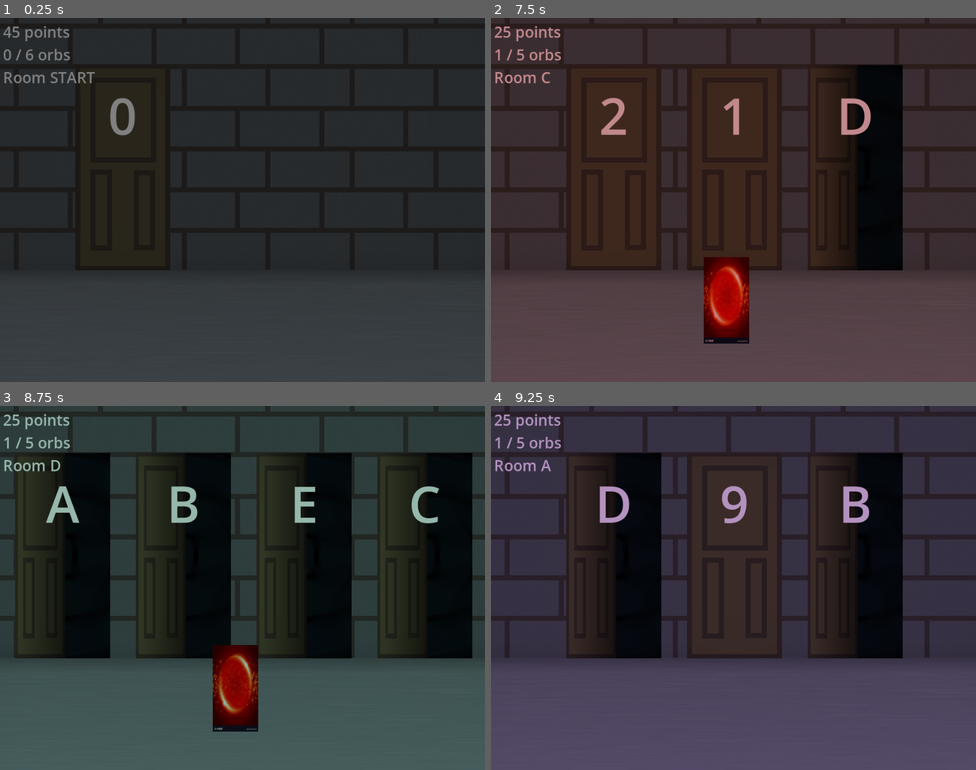
Above: before the commit, frames 1-4 (two rows, left to right).
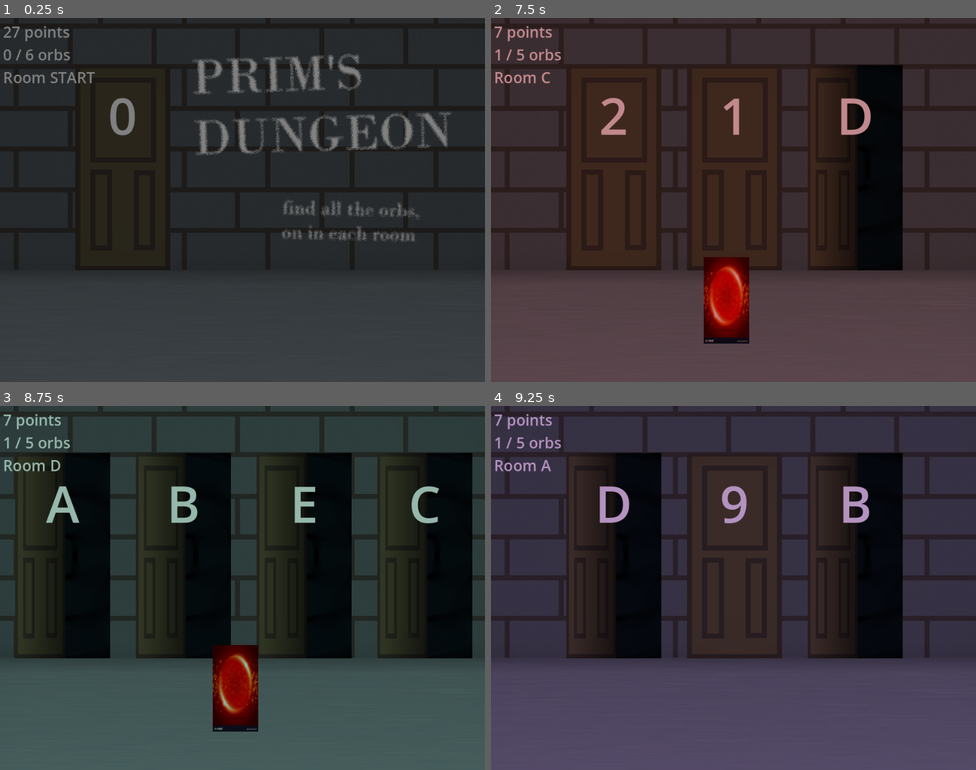
Above: after the commit, the same moments.

Repository: DasParijat/Das-GameJamSpring2025
Game: Godot game, scene res://Game Scenes/game.tscn
Two runs of this game, one before a commit and one after it. Both use one fixed random seed, a clock stepped at 60 frames per second and the inputs below.
Inputs (mouse positions are in pixels of both pictures, inside the frame that each line leads up to):
- Up to frame 1 (0.25 s): no input
- Up to frame 2 (7.5 s): click "efef" at 0.5 s; click (728, 301) at 1.25 s; click "efef" at 2 s; click "efef" at 2.75 s; click "efef" at 3.5 s; click "efef" at 4.25 s; click "efef" at 5 s; click "efef" at 5.75 s; click "efef" at 6.5 s; click "efef" at 7.25 s
- Up to frame 3 (8.75 s): click "efef" at 8 s
- Up to frame 4 (9.25 s): click "efef" at 8.75 s

The runs differ from the first frame. In frame 1, 3.8% of the frame differs, in the area x 0-93%, y 2-62%; in frame 2, 0.2%; in frame 3, 0.2%; in frame 4, 0.2%.

Commit message:
Added new background sprites

Diff:
--- a/Game Scenes/game.gd
+++ b/Game Scenes/game.gd
@@ -2,10 +2,9 @@
 
 @onready var color_modulate : CanvasModulate = $Room/Background/ColorModulate
 @onready var door_container : HBoxContainer = $Room/DoorContainer
+@onready var background: TextureRect = $Room/Background
 @onready var points_label : Label = $PointsLabel
 @onready var orb : TextureButton = $Room/Orb
-
-#var tween : Tween = Tween.new()
 
 var cur_room : Room
 var points : int
@@ -29,10 +28,11 @@
 
 	GRH.points = PrimMST.new().calculate_mst(rooms_array, doors_array)
 	if GRH.points == 0:
-		GRH.points = 5 * doors_array.size() # free points for Prim failing
+		GRH.points = randi_range(3, 5) * doors_array.size() # free points for Prim failing
 	print(GRH.points)
 
 	rooms_array[0].orb_found = true
+	background.texture = preload("uid://dkbm417ua0v0u")
 	cur_room = rooms_array[0]
 	load_room(cur_room)
 
@@ -133,6 +133,7 @@
 		doors_array.pop_front()
 
 	cur_room = next_room
+	background.texture = preload("uid://bxr5f1evya50u")
 	load_room(next_room)
 
 func update_label_text() -> void:
@@ -146,6 +147,7 @@
 	update_label_text()
 	if GRH.orbs_found == rooms_array.size():
 		cur_room = Room.new("WIN", Color(0.8, 0.8, 0.8))
+		background.texture = preload("uid://57t1euthr6ct")
 		load_room(cur_room)
 
 	orb.hide()
Binary file added: Assets/Images/DungeonRoomStart.png
Not shown, added: Assets/Images/DungeonRoomStart.png.import
Binary file added: Assets/Images/DungeonRoomWin.png
Not shown, added: Assets/Images/DungeonRoomWin.png.import
